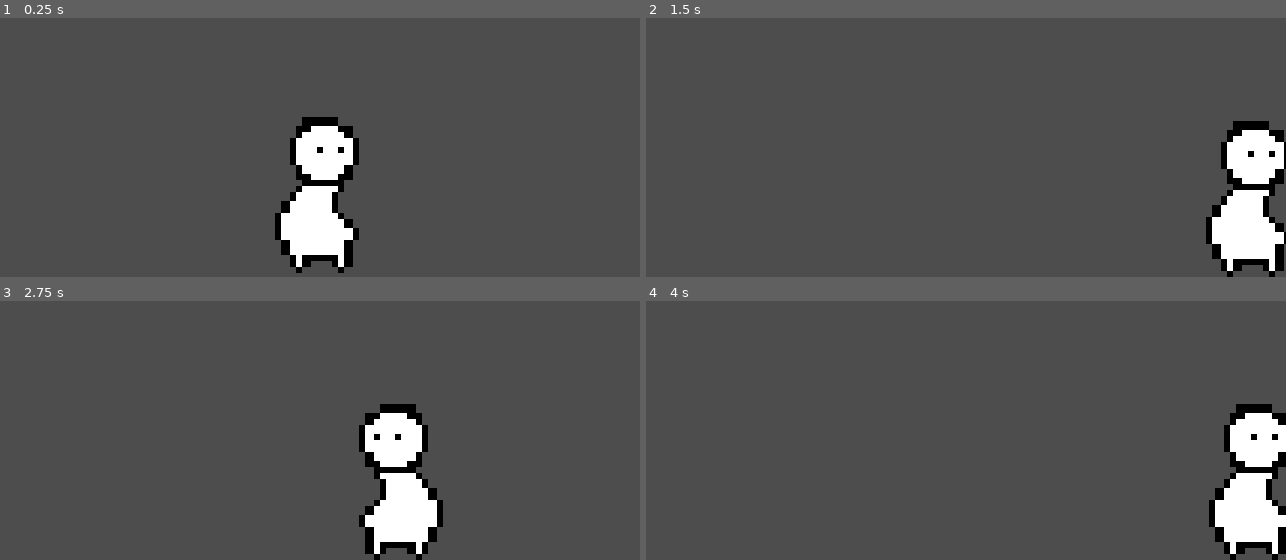
Above: before the commit, frames 1-4 (two rows, left to right).
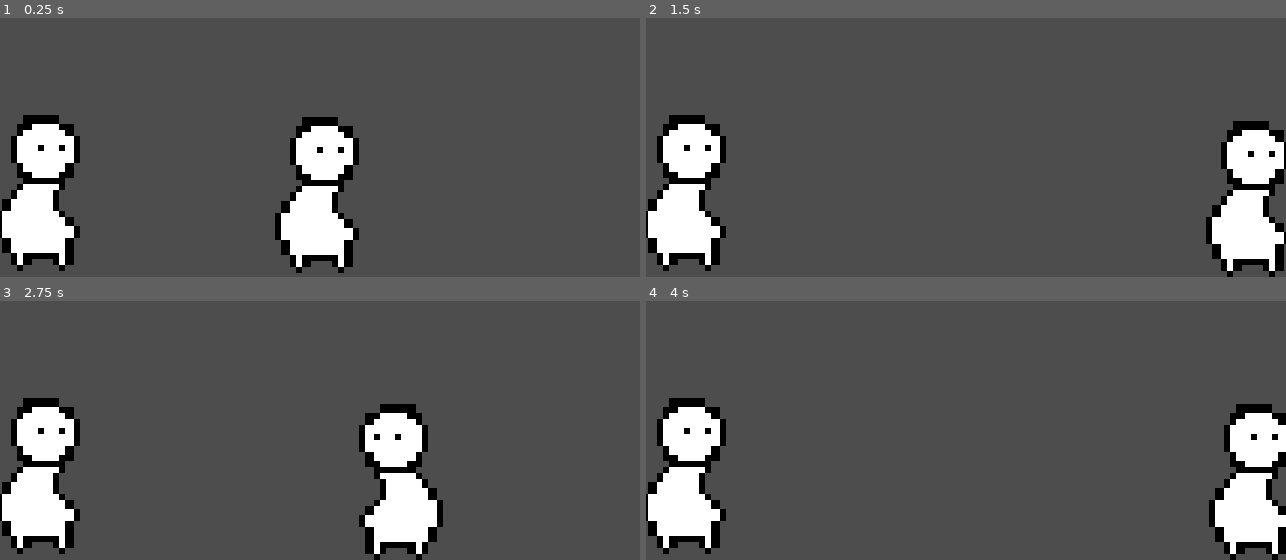
Above: after the commit, the same moments.

Repository: UltimateBlackGuy/The-Gravity
Game: Godot game, scene res://root.tscn
The game is run twice, just before and just after one commit, with the same random seed, the same clock (stepped at 60 frames per second) and the same inputs.
Inputs:
- Up to frame 1 (0.25 s): no input
- Up to frame 2 (1.5 s): hold D (Right) from 0.53 s (still down); tap E (Interact, bound only after the commit) at 0.6, 1.35 s
- Up to frame 3 (2.75 s): tap Enter at 2 s; release D (Right) at 2.03 s; hold A (Left) from 2.03 s (still down); tap E (Interact, bound only after the commit) at 2.1 s
- Up to frame 4 (4 s): release A (Left) at 2.78 s; hold D (Right) from 2.78 s (still down); tap E (Interact, bound only after the commit) at 2.85, 3.6 s

The runs differ from the first frame. In frame 1, 5.5% of the frame differs, in the area x 0-13%, y 37-98%; in frame 2, 5.5%; in frame 3, 5.5%; in frame 4, 5.5%.

Commit message:
Worked On NPC dialogue

Diff:
--- /dev/null
+++ b/npc.gd
@@ -0,0 +1,18 @@
+extends Area2D
+class_name NPC
+
+@export var Name: String
+@export var portrait: Texture
+@onready var Sprite = $AnimatedSprite2D
+
+var dialogue = {
+	"Line1" = "Howdy I am a NPC",
+	"Line2" = "Idk bro",
+	"Line3" = "Alright See ya"
+}
+
+signal PlayerInteracted(Dialogue)
+
+func _on_body_entered(body: Player) -> void:
+	if body and Input.is_action_just_pressed("Interact"):
+		PlayerInteracted.emit(dialogue)
--- /dev/null
+++ b/npc.tscn
@@ -0,0 +1,36 @@
+[gd_scene format=3 uid="uid://dqvr27qes4t82"]
+
+[ext_resource type="Texture2D" uid="uid://bni2oenyspc8g" path="res://School Game Sprites/Base.png" id="1_ideak"]
+[ext_resource type="Script" uid="uid://c2m0oele04xwl" path="res://npc.gd" id="1_xxcha"]
+[ext_resource type="Texture2D" uid="uid://ds8oo56oo4oi8" path="res://School Game Sprites/PlaceholderPortrait.png" id="2_kh24r"]
+
+[sub_resource type="SpriteFrames" id="SpriteFrames_xxcha"]
+animations = [{
+"frames": [{
+"duration": 1.0,
+"texture": ExtResource("1_ideak")
+}],
+"loop": true,
+"name": &"default",
+"speed": 5.0
+}]
+
+[sub_resource type="RectangleShape2D" id="RectangleShape2D_kh24r"]
+size = Vector2(27, 56)
+
+[node name="NPC" type="Area2D" unique_id=538018500]
+collision_layer = 2
+collision_mask = 2
+script = ExtResource("1_xxcha")
+Name = "Name"
+portrait = ExtResource("2_kh24r")
+
+[node name="AnimatedSprite2D" type="AnimatedSprite2D" parent="." unique_id=1247369403]
+sprite_frames = SubResource("SpriteFrames_xxcha")
+
+[node name="CollisionShape2D" type="CollisionShape2D" parent="." unique_id=1603893836]
+position = Vector2(-0.5, -1)
+shape = SubResource("RectangleShape2D_kh24r")
+debug_color = Color(0.57525426, 0.54761815, 0.24718499, 0.41960785)
+
+[connection signal="body_entered" from="." to="." method="_on_body_entered"]
--- a/project.godot
+++ b/project.godot
@@ -38,6 +38,12 @@
 , Object(InputEventKey,"resource_local_to_scene":false,"resource_name":"","device":-1,"window_id":0,"alt_pressed":false …(186 unchanged characters)…
 ]
 }
+Interact={
+"deadzone": 0.2,
+"events": [Object(InputEventKey,"resource_local_to_scene":false,"resource_name":"","device":-1,"window_id":0,"alt_pressed":false,"shift_pressed":false,"ctrl_pressed":false,"meta_pressed":false,"pressed":false,"keycode":0,"physical_keycode":69,"key_label":0,"unicode":101,"location":0,"echo":false,"script":null)
+, Object(InputEventKey,"resource_local_to_scene":false,"resource_name":"","device":-1,"window_id":0,"alt_pressed":false,"shift_pressed":false,"ctrl_pressed":false,"meta_pressed":false,"pressed":false,"keycode":0,"physical_keycode":90,"key_label":0,"unicode":122,"location":0,"echo":false,"script":null)
+]
+}
 
 [layer_names]
 
--- /dev/null
+++ b/root.gd
@@ -0,0 +1,16 @@
+extends Node
+
+@onready var dialogueBox = $CanvasLayer/DialogueBox
+@onready var portrait = $CanvasLayer/NPCPortrait
+# Called when the node enters the scene tree for the first time.
+func _ready() -> void:
+	pass # Replace with function body.
+
+
+# Called every frame. 'delta' is the elapsed time since the previous frame.
+func _process(delta: float) -> void:
+	pass
+
+
+func _on_npc_player_interacted(Dialogue: Dictionary) -> void:
+	pass # Replace with function body.
--- a/root.tscn
+++ b/root.tscn
@@ -1,6 +1,9 @@
 [gd_scene format=3 uid="uid://bteaxufe6j4ll"]
 
+[ext_resource type="Script" uid="uid://deau4sdkrmnmx" path="res://root.gd" id="1_28aoi"]
 [ext_resource type="PackedScene" uid="uid://b68jlcdn6tlmb" path="res://player.tscn" id="1_pq8q7"]
+[ext_resource type="Texture2D" uid="uid://4sgtp2darkm7" path="res://School Game Sprites/DialogueBox.png" id="2_pyidc"]
+[ext_resource type="PackedScene" uid="uid://dqvr27qes4t82" path="res://npc.tscn" id="4_jnlp7"]
 
 [sub_resource type="RectangleShape2D" id="RectangleShape2D_pq8q7"]
 size = Vector2(20, 220)
@@ -14,7 +17,15 @@
 [sub_resource type="RectangleShape2D" id="RectangleShape2D_28aoi"]
 size = Vector2(320, 22)
 
+[sub_resource type="StyleBoxTexture" id="StyleBoxTexture_vvh5c"]
+texture = ExtResource("2_pyidc")
+texture_margin_left = 3.0
+texture_margin_top = 3.0
+texture_margin_right = 3.0
+texture_margin_bottom = 3.0
+
 [node name="Root" type="Node" unique_id=343687041]
+script = ExtResource("1_28aoi")
 
 [node name="Player" parent="." unique_id=2118292306 instance=ExtResource("1_pq8q7")]
 
@@ -50,3 +61,37 @@
 position = Vector2(0, 69)
 shape = SubResource("RectangleShape2D_28aoi")
 debug_color = Color(0.3191247, 0.6243435, 0.09972664, 0.41960785)
+
+[node name="CanvasLayer" type="CanvasLayer" parent="." unique_id=735682246]
+
+[node name="DialogueBox" type="Label" parent="CanvasLayer" unique_id=219840672]
+visible = false
+anchors_preset = 15
+anchor_right = 1.0
+anchor_bottom = 1.0
+offset_top = 283.0
+grow_horizontal = 2
+grow_vertical = 2
+size_flags_vertical = 8
+theme_override_colors/font_color = Color(0, 0, 0, 1)
+theme_override_styles/normal = SubResource("StyleBoxTexture_vvh5c")
+horizontal_alignment = 1
+vertical_alignment = 1
+
+[node name="NPCPortrait" type="TextureRect" parent="CanvasLayer" unique_id=399458129]
+visible = false
+anchors_preset = 15
+anchor_right = 1.0
+anchor_bottom = 1.0
+offset_left = 1.0
+offset_top = 164.0
+offset_right = -505.0
+offset_bottom = -77.0
+grow_horizontal = 2
+grow_vertical = 2
+stretch_mode = 2
+
+[node name="NPC" parent="." unique_id=538018500 instance=ExtResource("4_jnlp7")]
+position = Vector2(-93, 32)
+
+[connection signal="PlayerInteracted" from="NPC" to="." method="_on_npc_player_interacted"]
Binary file added: School Game Sprites/DialogueBox.png
Not shown, added: School Game Sprites/DialogueBox.png.import
Binary file added: School Game Sprites/PlaceholderPortrait.png
Not shown, added: School Game Sprites/PlaceholderPortrait.png.import
Not shown, added: npc.gd.uid
Not shown, added: root.gd.uid
